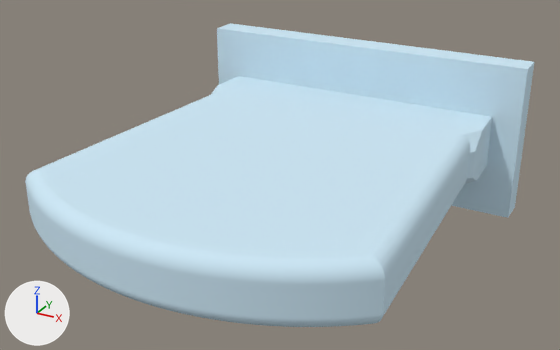
Before and after pictures for a commit that changed the FBX model Unity Project/Giroux-CAP6117-SANC - crown/Assets/Models/LOD Headstones/PA-87-F.fbx.
Rendered twice from a camera (50 mm lens) standing at (0.607, -1.486, 0.546) and looking at (0.005, -0.392, -0.001). Lighting does not change. The marker at lower left points along +X, +Y and +Z. The older version comes first. Objects named as collision shapes, trigger or cutter boxes, shadow casters or lower levels of detail are left out. Where no turn or scale is listed for an object, it has been applied to the vertices. Vertices at exactly the same position are counted once.

The older version as bpy lines, for what is in view:
```python
me_mesh1 = bpy.data.meshes.new('mesh1')
me_mesh1.from_pydata(...)  # 5514 vertices, 11024 faces; spans x -0.339..0.339, y -0.788..0.0, z -0.152..0.152
me_mesh1.materials.append(mat_0_615686_0_811765_0_929412_0_000000_0_000000)  # blue #cee9f7
ob_pa_87_f_lod0 = bpy.data.objects.new('PA-87-F_LOD0', me_mesh1)
ob_pa_87_f_lod0.location = (0.0, 0.0, 0.0)
```
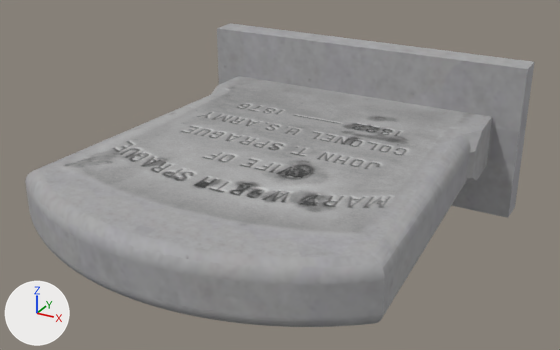
What differs and where, as boxes (x1, y1, x2, y2) in the pictures (560 x 350 px):
part 1 of me_mesh1, reshaped: before (25, 87, 482, 327); after (25, 88, 482, 327)
part 2 of me_mesh1, recoloured (blue to grey): (41, 23, 534, 313) in both

The change, as a list of edits to the scene's bpy script:
```text
Add img_a_87_f_png:
    img_a_87_f_png = load_image('A-87-F.png', '../../Materials/LOD Headstone Mats/A-87-F.png', 1024, 1024, 'sRGB')
Add mat_0_615686_0_811765_0_929412_0_000000_0_192:
    mat_0_615686_0_811765_0_929412_0_000000_0_192 = principled_material('0.615686_0.811765_0.929412_0.000000_0.192')
    mat_0_615686_0_811765_0_929412_0_000000_0_192.texture = img_a_87_f_png
    mat_0_615686_0_811765_0_929412_0_000000_0_192.roughness = 0.859
Change me_mesh1:
    used by ob_pa_87_f_lod0; location = (0.0, 0.0, 0.0)
    remove me_mesh1.from_pydata(...)  # 5514 vertices, 11024 faces; spans x -0.339..0.339, y -0.788..0.0, z -0.152..0.152
    add me_mesh1.from_pydata(...)  # 1690 vertices, 2791 faces; spans x -0.339..0.339, y -0.788..0.0, z -0.152..0.152
    me_mesh1 part 1: 50 vertices moved within x -0.313..0.313, y -0.783..-0.176, z -0.051..0.051; 4419 vertices removed from x -0.313..0.313, y -0.788..-0.176, z -0.051..0.051; 595 vertices added at x -0.313..0.313, y -0.788..-0.177, z -0.051..0.051
    me_mesh1 part 2: 187 faces spanning x -0.339..0.339, y -0.763..0.0, z -0.152..0.152 switch from mat_0_615686_0_811765_0_929412_0_000000_0_000000 (blue #cee9f7) to mat_0_615686_0_811765_0_929412_0_000000_0_192 (picture img_a_87_f_png)
```
